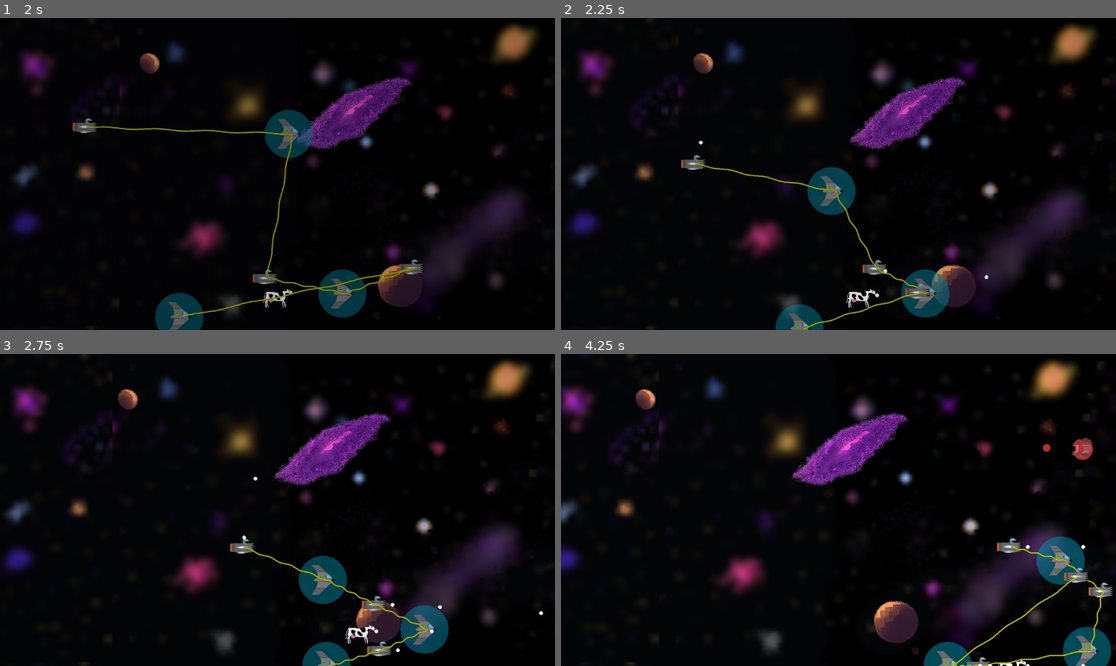
Above: before the commit, frames 1-4 (two rows, left to right).
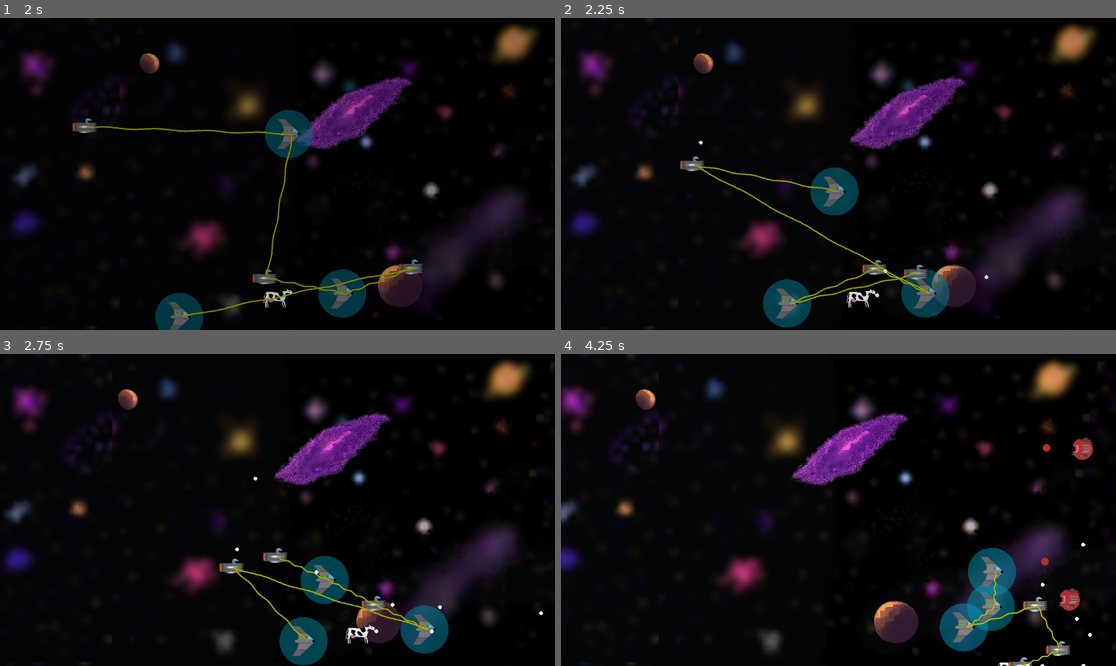
Above: after the commit, the same moments.

Repository: tfmertz/gamedevtv-jam-2026
Game: Godot game, scene res://scene/main.tscn
The game is run twice, just before and just after one commit, with the same random seed, the same clock (stepped at 60 frames per second) and the same inputs.
Inputs:
- Up to frame 1 (2 s): click "START" at 0.5 s; click "START" at 1.25 s
- Up to frame 2 (2.25 s): tap Enter at 2 s; hold D (move_right) from 2.03 s (still down); tap G (sort_ships, bound only after the commit) at 2.1 s
- Up to frame 3 (2.75 s): keep holding D (move_right)
- Up to frame 4 (4.25 s): release D (move_right) at 2.78 s; hold S (move_down) 2.78-3.53 s; tap F (cycle_formation) at 2.85 s; tap G (sort_ships, bound only after the commit) at 3.05, 3.8 s; hold D (move_right) from 3.53 s (still down); tap R (cycle_spacing) at 3.6 s

Frame 1 is identical in both runs. In frame 2, 2.6% of the frame differs, in the area x 21-67%, y 43-100%; in frame 3, 2.6%; in frame 4, 6.5%, in the area x 65-100%, y 58-100%.

Commit message:
added button to sort ships, fixed scrap bug, pushed connection code into functions

Diff:
--- a/project.godot
+++ b/project.godot
@@ -61,6 +61,11 @@
 "events": [Object(InputEventKey,"resource_local_to_scene":false,"resource_name":"","device":-1,"window_id":0,"alt_press …(191 unchanged characters)…
 ]
 }
+sort_ships={
+"deadzone": 0.2,
+"events": [Object(InputEventKey,"resource_local_to_scene":false,"resource_name":"","device":-1,"window_id":0,"alt_pressed":false,"shift_pressed":false,"ctrl_pressed":false,"meta_pressed":false,"pressed":false,"keycode":0,"physical_keycode":71,"key_label":0,"unicode":103,"location":0,"echo":false,"script":null)
+]
+}
 
 [physics]
 
--- a/scene/scrap.gd
+++ b/scene/scrap.gd
@@ -14,7 +14,7 @@
 
 # Called when the node enters the scene tree for the first time.
 func _ready() -> void:
-	scrap_type = randi_range(0, ScrapType.size())
+	scrap_type = randi_range(0, ScrapType.size()-1)
 	if scrap_type == ScrapType.SHIELD:
 		$scrap_sprite.animation = "shield"
 	else:
--- a/src/player_group.gd
+++ b/src/player_group.gd
@@ -17,7 +17,9 @@
 var connections = [] #: Array[ShipConnectionEdge] = []
 
 enum FormationType {V, CIRCLE, DIAMOND}
+enum ShipOrderType {INTERLACE, SHIELD_FIRST, GUN_FIRST}
 var formation = FormationType.V
+var ship_order = -1
 var spacing = 1.0
 
 var screen_size: Rect2
@@ -54,13 +56,7 @@
 	ship.start(spawn)
 	ships.append(ship)
 	call_deferred("add_child", ship)
-	if ships.size() > 1:
-		var connection = ship_conn_scene.instantiate()
-		connection.set_source_ship(ships[-2])
-		connection.set_dest_ship(ship)
-		connection.play_animation()
-		connections.append(connection)
-		call_deferred("add_child", connection)
+	add_single_connection(ship)
 
 #TODO also ew
 func add_shieldship(spawn:Vector2 = Vector2(randi() % int(screen_size.size.x),randi() % int(screen_size.size.y))) -> void:
@@ -71,15 +67,21 @@
 	ship.start(spawn)
 	ships.append(ship)
 	call_deferred("add_child", ship)
+	add_single_connection(ship)
+
+
+func add_single_connection(new_ship: ShipNode) -> void:
 	if ships.size() > 1:
 		var connection = ship_conn_scene.instantiate()
 		connection.set_source_ship(ships[-2])
-		connection.set_dest_ship(ship)
+		connection.set_dest_ship(new_ship)
 		connection.play_animation()
 		connections.append(connection)
 		call_deferred("add_child", connection)
 
 
+#TODO(isaac) if multiple ships hit the same piece of scrap, we trigger spawns for all of them
+#so this should be a queue (like audio handling)
 func add_scrap(scrap: Scrap):
 	if scrap.scrap_type == scrap.ScrapType.SHIELD:
 		add_shieldship(scrap.position)
@@ -99,6 +101,7 @@
 func _process(delta: float) -> void:
 	var check_last_connection = false
 	var close_loop            = false
+	var toggle_ship_grouping  = false
 
 	velocity_dir = Input.get_vector("move_left", "move_right", "move_up", "move_down")
 
@@ -109,6 +112,9 @@
 		spacing = (spacing + .5)
 		if spacing > 1:
 			spacing -= 1
+	elif Input.is_action_just_pressed("sort_ships"):
+		ship_order = (ship_order + 1) % len(ShipOrderType)
+		toggle_ship_grouping = true
 
 	if mothership:
 		mothership.set_velocity_dir(velocity_dir)
@@ -148,7 +154,7 @@
 		ship.set_velocity_dir(velocity_dir)
 
 
-	if deleted_ship_idx.size() > 0:
+	if deleted_ship_idx.size() > 0 or toggle_ship_grouping:
 		for connection in connections:
 			connection.queue_free()
 		connections.clear()
@@ -157,17 +163,30 @@
 	for i in deleted_ship_idx:
 		ships.remove_at(i)
 
-	if deleted_ship_idx.size() > 0:
-		var prev_ship = null
-		for ship in ships:
-			if prev_ship != null:
-				var connection = ship_conn_scene.instantiate()
-				connection.set_source_ship(prev_ship)
-				connection.set_dest_ship(ship)
-				connection.play_animation()
-				connections.append(connection)
-				call_deferred("add_child", connection)
-
+	if toggle_ship_grouping:
+		if ship_order == ShipOrderType.INTERLACE:
+			interlace_ships()
+		elif ship_order == ShipOrderType.SHIELD_FIRST:
+			ships.sort_custom(func(a,b): return a.ship_type < b.ship_type)
+		elif ship_order == ShipOrderType.GUN_FIRST:
+			ships.sort_custom(func(a,b): return a.ship_type > b.ship_type)
+
+	if deleted_ship_idx.size() > 0 or toggle_ship_grouping:
+		recalculate_connections()
+
+func recalculate_connections() -> void:
+	assert(connections.size() == 0)
+	var prev_ship = null
+	for ship in ships:
+		if prev_ship != null and ship != null:
+			var connection = ship_conn_scene.instantiate()
+			connection.set_source_ship(prev_ship)
+			connection.set_dest_ship(ship)
+			connection.play_animation()
+			connections.append(connection)
+			call_deferred("add_child", connection)
+
+		if ship != null:
 			prev_ship = ship
 	#TODO(isaac) getting the connections to close the loop will be mildly
 	#annoying to handle, punting for now
@@ -181,3 +200,14 @@
 			connections.append(connection)
 			call_deferred("add_child", connection)
 	"""
+
+func interlace_ships() -> void:
+	var gun_ships    = ships.filter(func(item): return item.ship_type == ShipNode.ShipType.GUN)
+	var shield_ships = ships.filter(func(item): return item.ship_type == ShipNode.ShipType.SHIELD)
+	var new_ships: Array[ShipNode] = []
+	while(gun_ships.size() > 0 or shield_ships.size() > 0):
+		if gun_ships.size() > 0:
+			new_ships.append(gun_ships.pop_back())
+		if shield_ships.size() > 0:
+			new_ships.append(shield_ships.pop_back())
+	ships = new_ships
